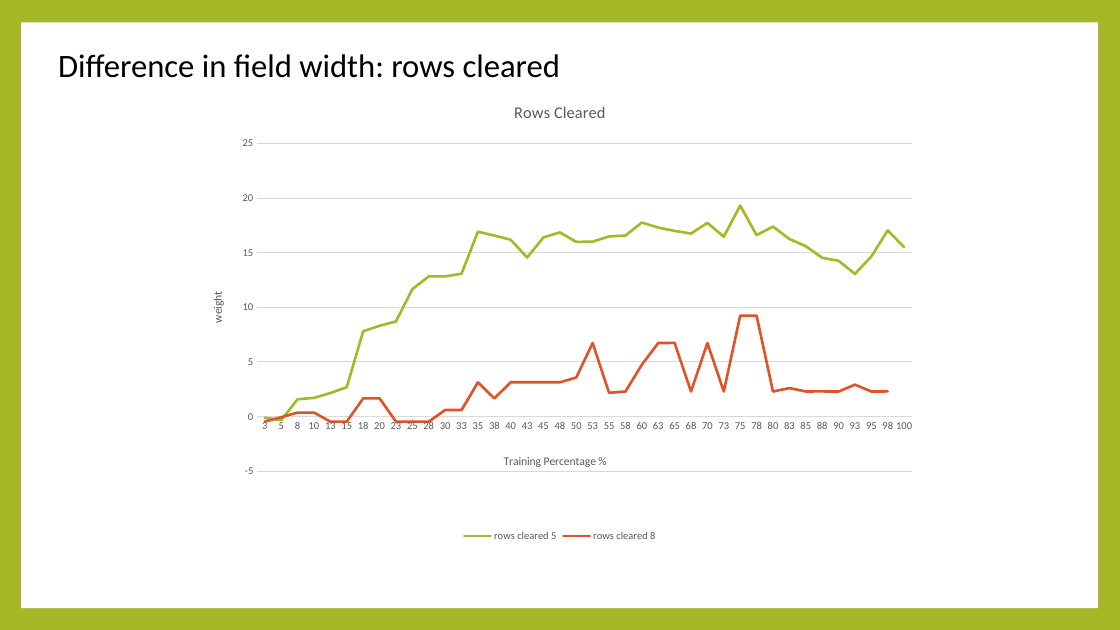
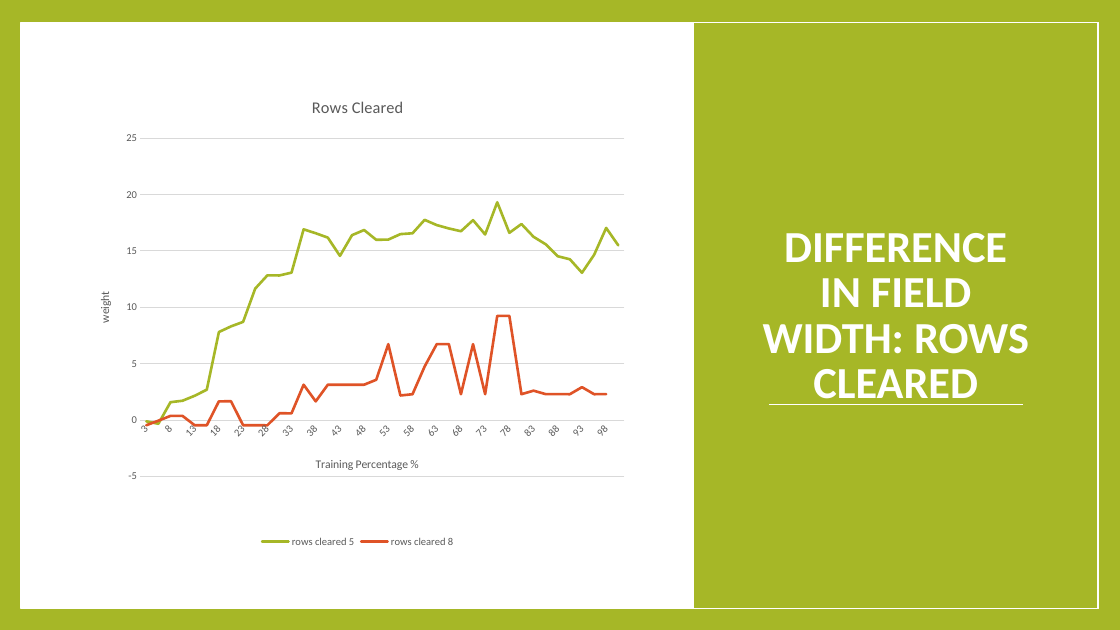
Before and after one commit to Hookz/pentominoes, a slide deck: slide 12 of Pentetris bots.pptx. Drawn at 1120x630 pixels with LibreOffice and Linux fonts; fonts in the diff are those of the drawing. Boxes give left, top, right and bottom in pixels: in the first picture for what was removed or moved away, otherwise in the second. Text is boxed around its words. In the diff, an @@ line names an element or a change of style, - is before the commit and + after.

```diff
--- a/Pentetris bots.pptx
+++ b/Pentetris bots.pptx
@@ rectangle removed at (21,23,1098,608) @@
@@ rectangle added at (21,23,1098,608), fill #FFFFFF, outline #FFFFFF 1 pt @@
@@ rectangle added at (21,23,1098,608), outline #FFFFFF 1 pt @@
@@ rectangle added at (694,23,1098,608), fill #A6B727, outline #FFFFFF 1 pt @@
@@ line chart: place and size @@
-line chart at (193,85,928,546)
+line chart at (80,79,635,551)
@@ title "DIFFERENCE IN FIELD WIDTH: ROWS ..." at (763,233,1029,405): vertical alignment middle to bottom @@
@@ title at (763,233,1029,405): text changed; size 28 to 38 pt; text colour #000000 to #FFFFFF; bold on @@
-Difference in field width: rows cleared
+DIFFERENCE IN FIELD WIDTH: ROWS CLEARED
@@ line added from (769, 405) to (1023, 405), #FFFFFF 0.79 pt @@
```
Also in this commit, not shown: 8 other slides changed.
